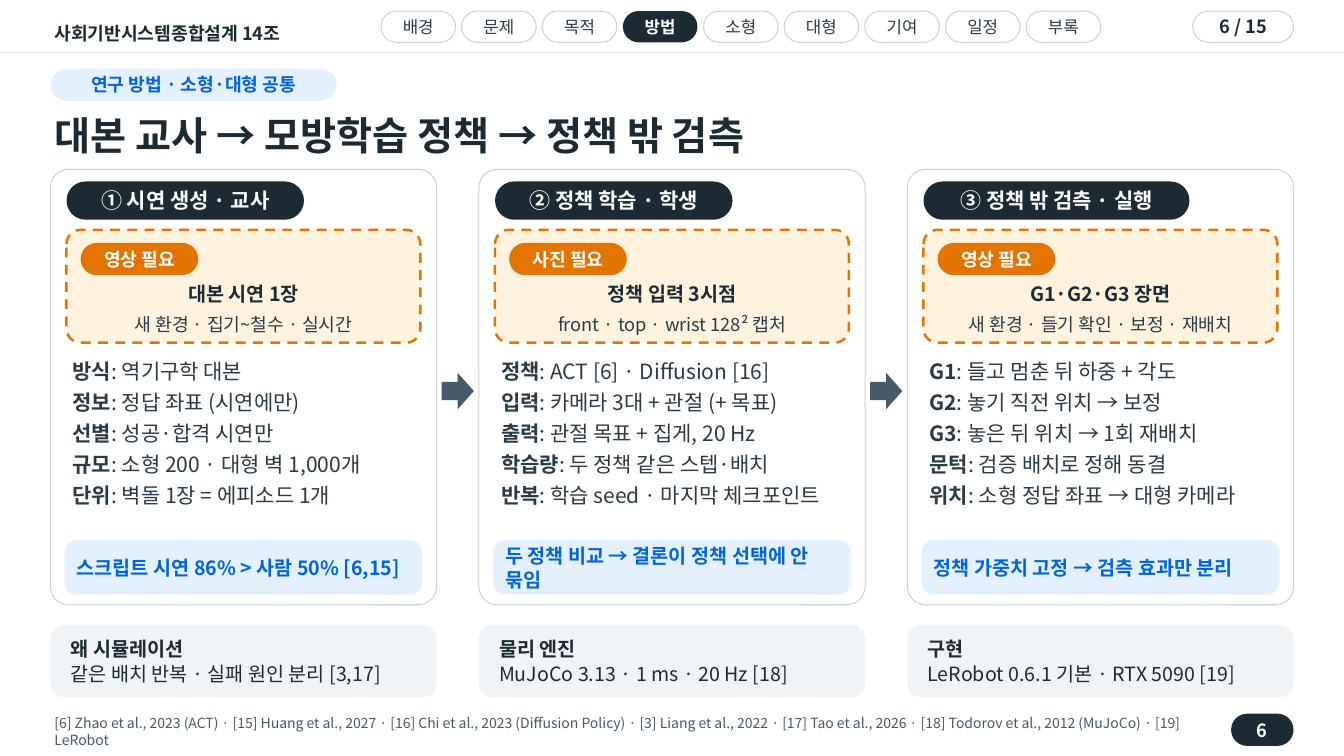
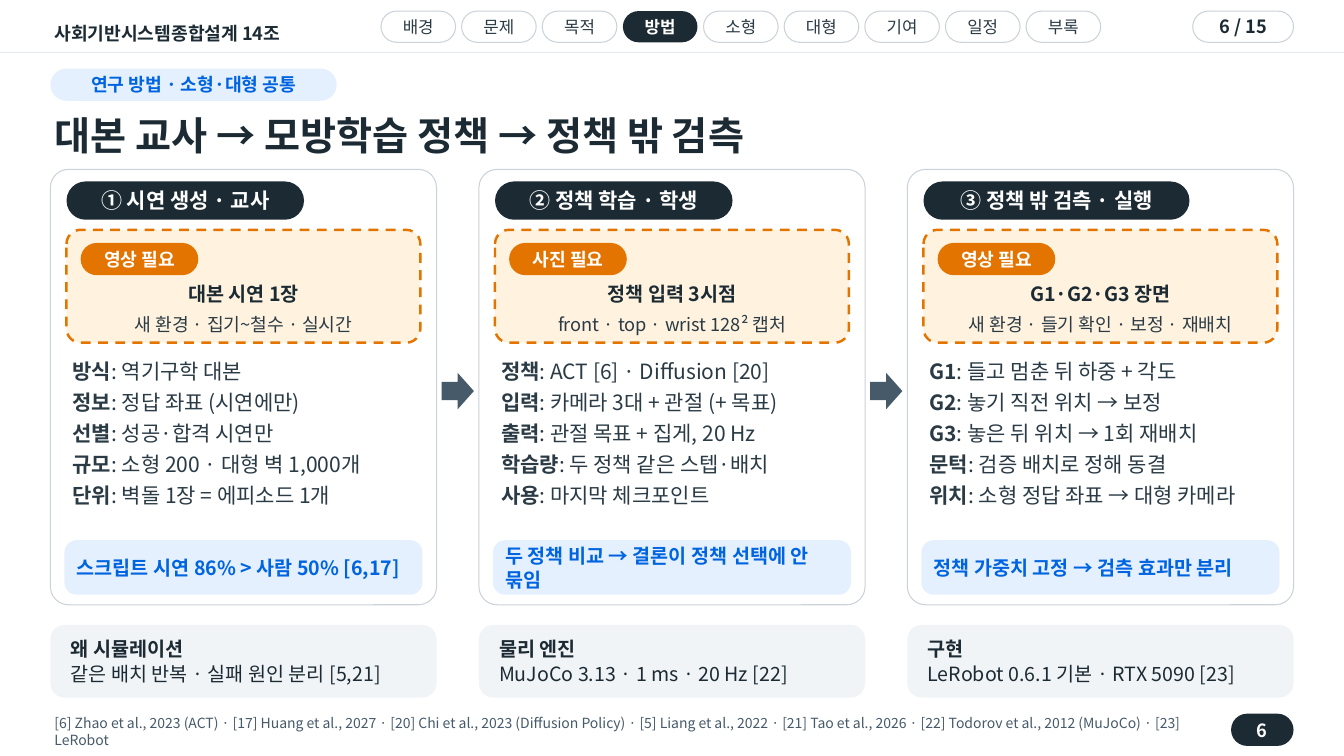
Before and after one commit to wonyoungjacob/masonry-IL-capstone, a slide deck: slide 6 of 01_사기설/진행보고/14조_진행회의_20261019.pptx. Drawn at 1344x756 pixels with LibreOffice and Linux fonts; fonts in the diff are those of the drawing. Boxes give left, top, right and bottom in pixels: in the first picture for what was removed or moved away, otherwise in the second. Text is boxed around its words. In the diff, an @@ line names an element or a change of style, - is before the commit and + after.

```diff
--- a/01_사기설/진행보고/14조_진행회의_20261019.pptx
+++ b/01_사기설/진행보고/14조_진행회의_20261019.pptx
@@ text at (x1=501, y1=361, x2=769, y2=383): text changed @@
-정책: ACT [6] · Diffusion [16]
+정책: ACT [6] · Diffusion [20]
@@ text at (x1=501, y1=485, x2=710, y2=505): text changed @@
-반복: 학습 seed · 마지막 체크포인트
+사용: 마지막 체크포인트
@@ text at (x1=77, y1=558, x2=400, y2=579): text changed @@
-스크립트 시연 86% > 사람 50% [6,15]
+스크립트 시연 86% > 사람 50% [6,17]
@@ text at (x1=71, y1=664, x2=380, y2=685): text changed @@
-같은 배치 반복 · 실패 원인 분리 [3,17]
+같은 배치 반복 · 실패 원인 분리 [5,21]
@@ text at (x1=499, y1=665, x2=788, y2=685): text changed @@
-MuJoCo 3.13 · 1 ms · 20 Hz [18]
+MuJoCo 3.13 · 1 ms · 20 Hz [22]
@@ text at (x1=928, y1=664, x2=1235, y2=685): text changed @@
-LeRobot 0.6.1 기본 · RTX 5090 [19]
+LeRobot 0.6.1 기본 · RTX 5090 [23]
@@ text at (x1=54, y1=716, x2=1180, y2=745): text changed @@
-[6] Zhao et al., 2023 (ACT) · [15] Huang et al., 2027 · [16] Chi et al., 2023 (Diffusion Policy) · [3] Liang et al., 2022 · [17] Tao et al., 2026 · [18] Todorov et al., 2012 (MuJoCo) · [19] LeRobot
+[6] Zhao et al., 2023 (ACT) · [17] Huang et al., 2027 · [20] Chi et al., 2023 (Diffusion Policy) · [5] Liang et al., 2022 · [21] Tao et al., 2026 · [22] Todorov et al., 2012 (MuJoCo) · [23] LeRobot
```
Also in this commit, not shown: 5 other slides changed, 1 slide added, 1 slide removed, 3 other files.
